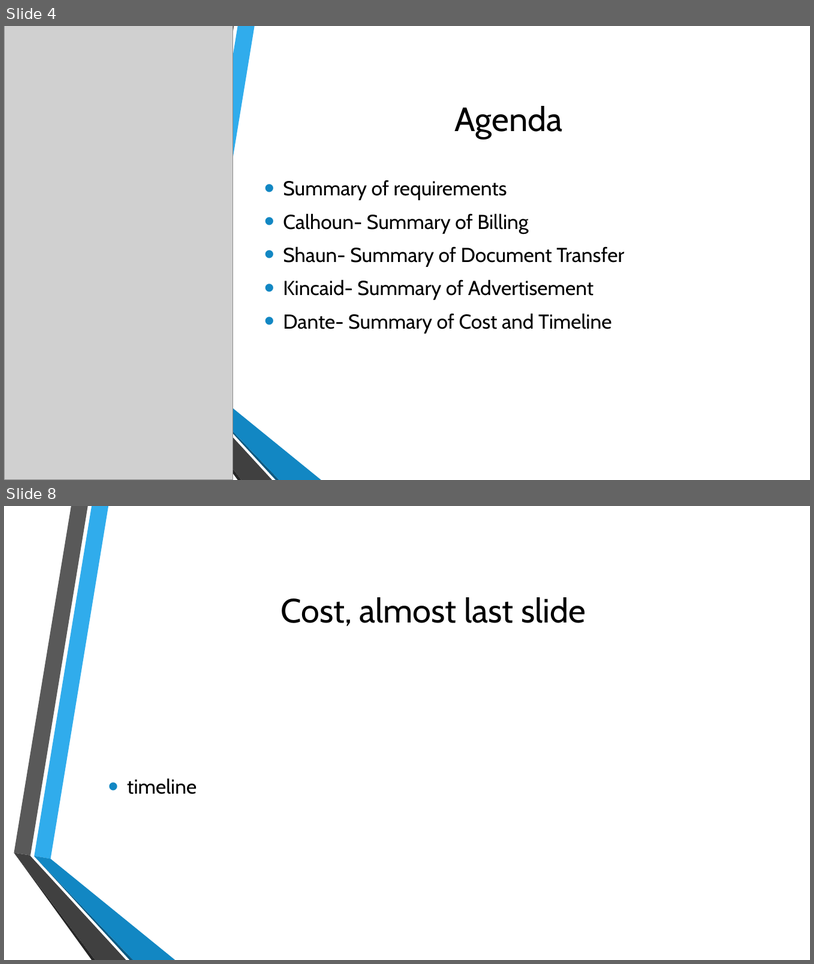
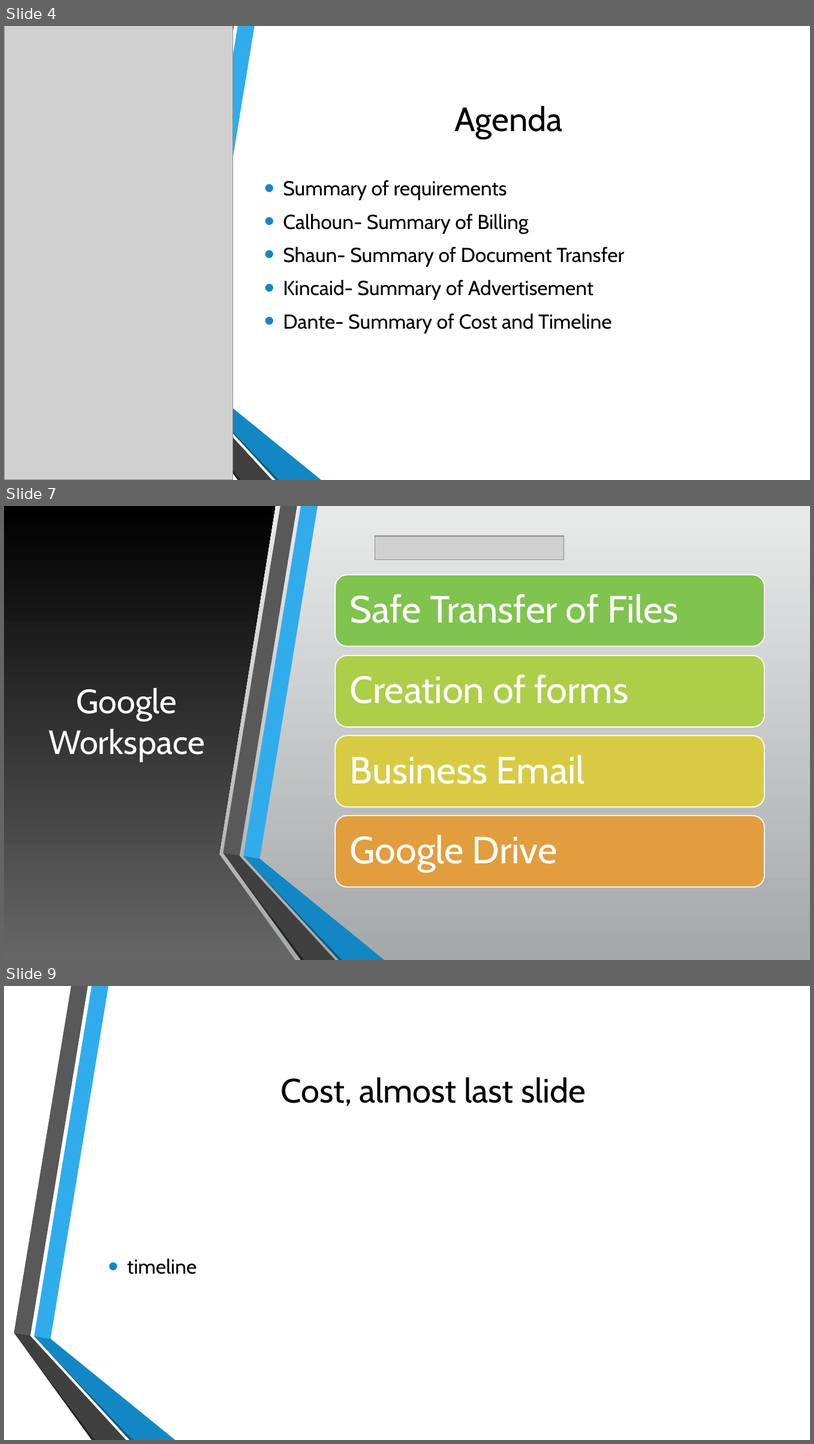
Before and after one commit to CalhounC357/4800_Tax_Boss, a slide deck: De La Riva, Bennett, Calhoun, Young; Tax_Boss.pptx. Shown one above the other, each under a label of ours: slides 4 and 8 before the commit, slides 4, 7 and 9 after it; the slides between them are not shown. The pictures are 814x964 and 814x1444 pixels, drawn with LibreOffice and Linux fonts; fonts in the diff are those of the drawing; grey boxes stand for pictures; background and template pictures are left out. Boxes give left, top, right and bottom in pixels: in the first picture for what was removed or moved away, otherwise in the second. Text is boxed around its words. In the diff, an @@ line names an element or a change of style, - is before the commit and + after.

```diff
--- a/De La Riva, Bennett, Calhoun, Young; Tax_Boss.pptx
+++ b/De La Riva, Bennett, Calhoun, Young; Tax_Boss.pptx
@@ slide 7 added at (x1=4, y1=506, x2=810, y2=960), background gradient #E9EAEB to #A5A8A9; not listed: 6 template elements that a slide beside it also shows @@
@@ rectangle added at (x1=4, y1=506, x2=810, y2=960), fill gradient #E9EAEB to #A5A8A9 @@
@@ freeform shape added at (x1=4, y1=506, x2=296, y2=960), fill gradient #676767 to #000000 @@
@@ picture added at (x1=375, y1=536, x2=564, y2=561) @@
@@ title added at (x1=48, y1=688, x2=205, y2=761), 40 pt, text #FFFFFF @@
+Google Workspace
@@ group added at (x1=336, y1=575, x2=765, y2=886): 4 rounded rectangles, 4 texts @@
+Safe Transfer of Files
+Creation of forms
+Business Email
+Google Drive
@@ group added at (x1=224, y1=506, x2=384, y2=960): 6 freeform shapes @@
@@ what was slide 8 is now slide 9 @@
```
Also in this commit, not shown: 1 other slide added, 1 slide removed.
